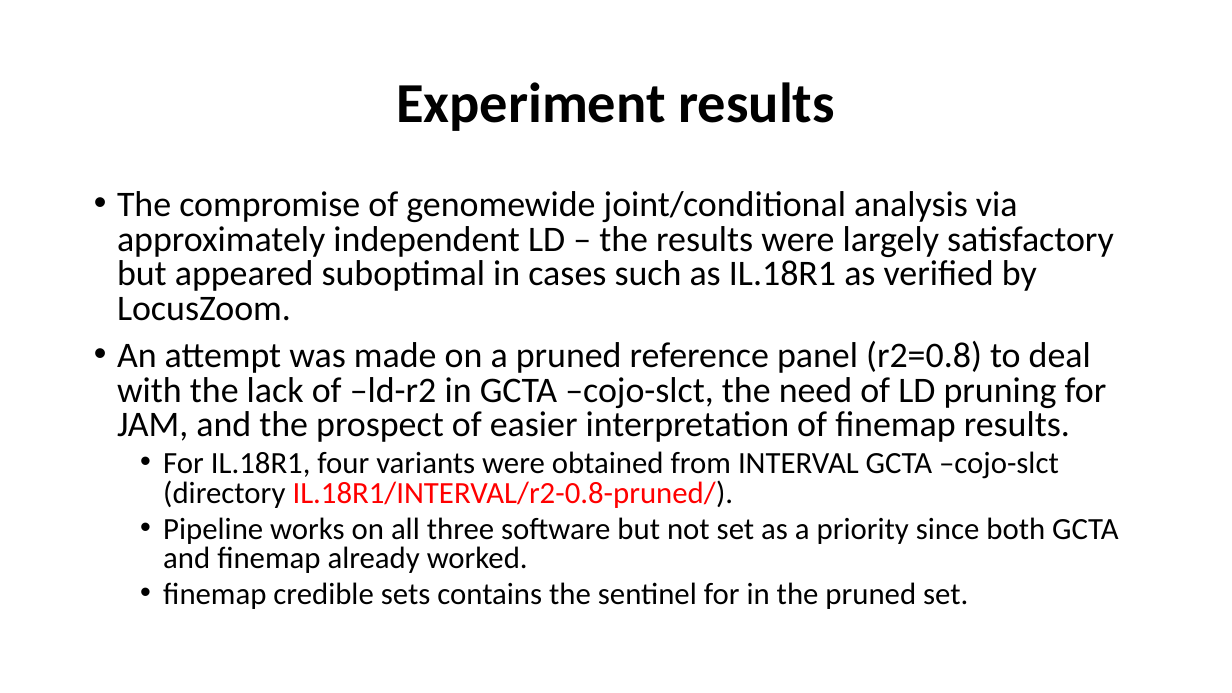
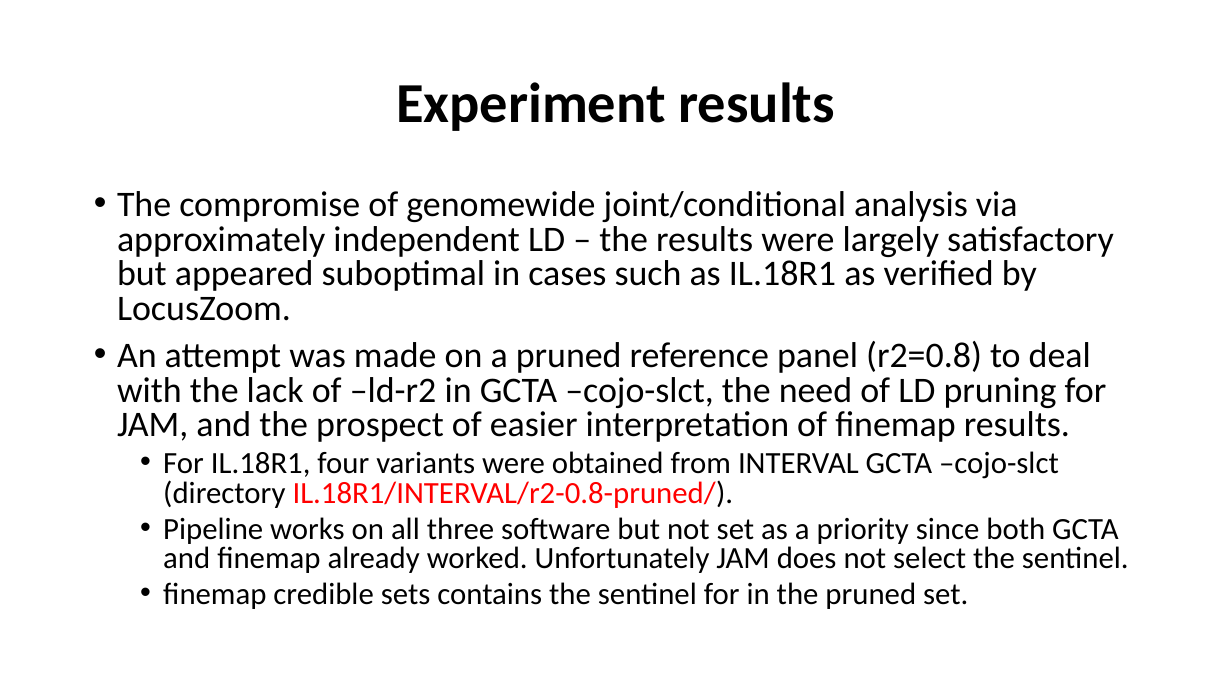
Before and after one commit to jinghuazhao/INF, a slide deck: slide 11 of doc/SCALLOP_INF1-120819.pptx. Drawn at 1232x693 pixels with LibreOffice and Linux fonts; fonts in the diff are those of the drawing. Boxes give left, top, right and bottom in pixels: in the first picture for what was removed or moved away, otherwise in the second. Text is boxed around its words. In the diff, an @@ line names an element or a change of style, - is before the commit and + after.

```diff
--- a/doc/SCALLOP_INF1-120819.pptx
+++ b/doc/SCALLOP_INF1-120819.pptx
@@ text at box(163, 517, 1129, 573): text changed @@
-  • Pipeline works on all three software but not set as a priority since both GCTA and finemap already worked.
+  • Pipeline works on all three software but not set as a priority since both GCTA and finemap already worked. Unfortunately JAM does not select the sentinel.
```
Also in this commit, not shown: 1 slide added.
